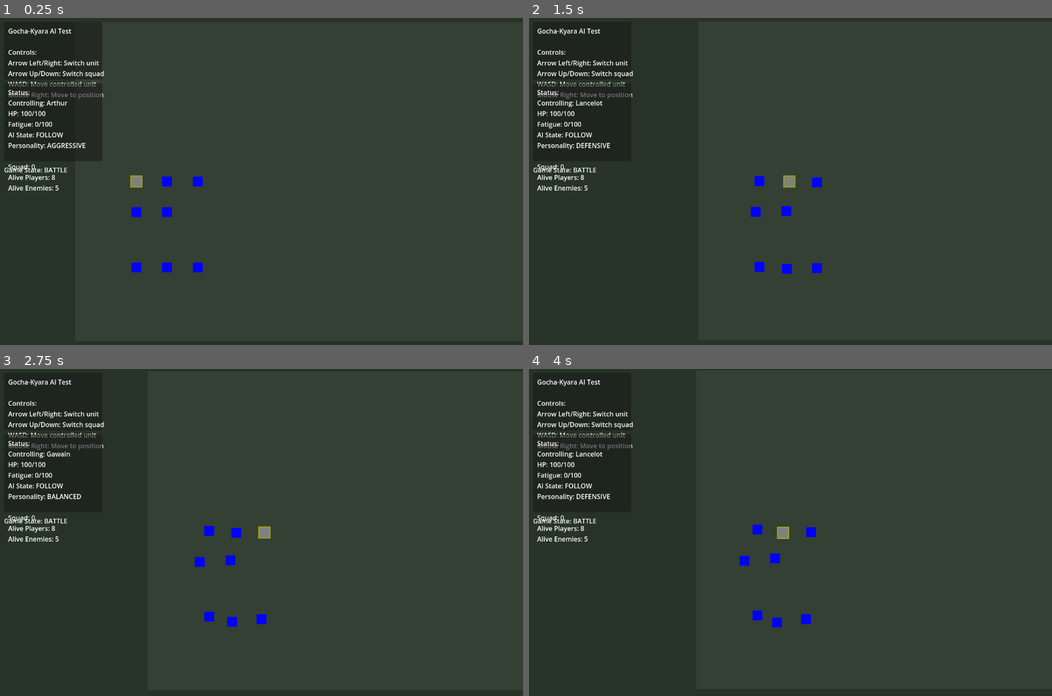
Above: before the commit, frames 1-4 (two rows, left to right).
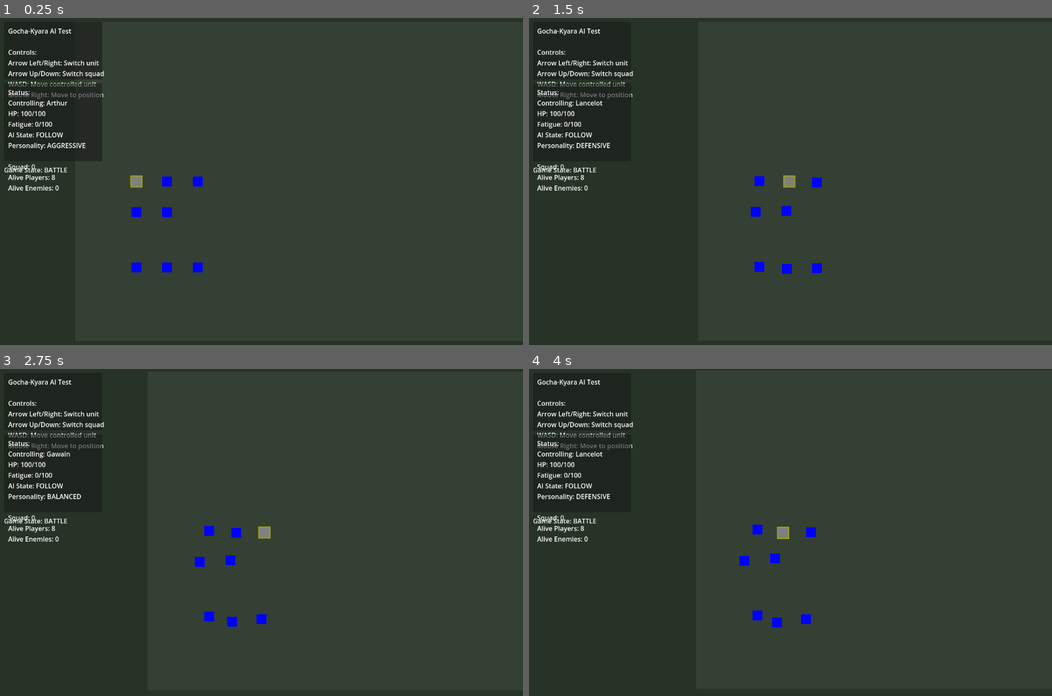
Above: after the commit, the same moments.

Repository: garimto81/fq4
Game: Godot game, scene res://scenes/test/ai_test.tscn
Same seed, same stepped clock (60 frames per second), same inputs: the game is played once before the commit and once after it. The project has no main scene, so this scene is started directly.
Inputs (mouse positions are in pixels of both pictures, inside the frame that each line leads up to):
- Up to frame 1 (0.25 s): no input
- Up to frame 2 (1.5 s): tap Enter (ui_accept) at 0.5, 0.77 s; move the mouse to (905, 165) at 0.52 s; hold Right (ui_right) 0.53-1.25 s; hold R 0.53-1.25 s; click (905, 165) at 0.67 s; drag from (685, 197) to (764, 246) at 1.27 s
- Up to frame 3 (2.75 s): tap Enter (ui_accept) at 2 s; move the mouse to (313, 460) at 2.02 s; hold Right (ui_right) from 2.03 s (still down); tap 0 at 2.1 s
- Up to frame 4 (4 s): release Right (ui_right) at 2.75 s; drag from (764, 597) to (633, 483) at 2.77 s; move the mouse to (947, 581) at 3.52 s; hold Left (ui_left) from 3.53 s (still down); hold R from 3.53 s (still down); tap Enter (ui_accept) at 3.77 s

The runs differ from the first frame. In frame 1, less than 0.1% of the frame differs, in the area x 10-12%, y 51-53%; in frame 2, less than 0.1%; in frame 3, less than 0.1%; in frame 4, less than 0.1%.
Error after the commit: Parse Error: The member "combat_system" already exists in parent class Unit. (res://scripts/units/enemy_unit.gd:21)

Commit message:
feat(godot): Phase 2 Combat System Overhaul - systems integration complete
## Task 2.1: CombatSystem Injection
- Unit base class: Added combat_system reference field
- MainGameController: Stores _combat_system, injects to all units after spawn
- UnitSpawner: Injects combat_system on newly spawned units
- AIUnit: Removed duplicate combat_system declaration (inherits from Unit)

## Task 2.2: Per-Unit Data Systems Integration
- Unit: Added stats_system, experience_system, equipment_system fields
- Unit._init_data_systems(): Initializes RefCounted systems on ready
- Unit.get_stat(): CombatSystem-compatible stat retrieval
- Unit.gain_exp(): Experience gain interface for enemy kills
- StatsSystem/ExperienceSystem/EquipmentSystem: Added init(unit) and owner_unit

## Task 2.3: AIUnit Support State
- Implemented _ai_support(): Finds wounded allies (HP < 50%)
- Moves toward injured teammate for healing (Phase 3 magic)
- Returns to FOLLOW state when no allies need support

## System Flow
Unit._ready() → _init_data_systems() → StatsSystem.init(self)
CombatSystem.calculate_damage() → Unit.get_stat() → StatsSystem.get_stat()
CombatSystem._handle_enemy_kill() → Unit.gain_exp() → ExperienceSystem.gain_exp()

Co-Authored-By: Claude Opus 4.5 <noreply@anthropic.com>

Diff:
--- a/godot/scripts/game/main_game_controller.gd
+++ b/godot/scripts/game/main_game_controller.gd
@@ -26,6 +26,9 @@
 var is_paused: bool = false
 var is_in_dialogue: bool = false
 
+# 시스템 참조
+var _combat_system: CombatSystem = null
+
 func _ready() -> void:
 	print("MainGameController: Starting game...")
 
@@ -38,6 +41,7 @@
 	var combat_system = CombatSystem.new()
 	combat_system.name = "CombatSystem"
 	add_child(combat_system)
+	_combat_system = combat_system  # 인스턴스 변수로 저장
 	print("CombatSystem created as scene-local node")
 
 	# 시작 맵 로드
@@ -45,6 +49,9 @@
 
 	# 초기 유닛 스폰
 	_spawn_initial_units()
+
+	# 기존 유닛들에 CombatSystem 주입
+	_inject_combat_system_to_all_units()
 
 	# UI 업데이트
 	_update_ui()
@@ -234,3 +241,18 @@
 	is_paused = !is_paused
 	get_tree().paused = is_paused
 	print("Game paused: ", is_paused)
+
+## 모든 유닛에 CombatSystem 주입
+func _inject_combat_system_to_all_units() -> void:
+	if not _combat_system:
+		return
+
+	for unit in GameManager.player_units:
+		if "combat_system" in unit:
+			unit.combat_system = _combat_system
+
+	for unit in GameManager.enemy_units:
+		if "combat_system" in unit:
+			unit.combat_system = _combat_system
+
+	print("CombatSystem injected to ", GameManager.player_units.size() + GameManager.enemy_units.size(), " units")
--- a/godot/scripts/systems/equipment_system.gd
+++ b/godot/scripts/systems/equipment_system.gd
@@ -3,6 +3,9 @@
 ## EquipmentSystem: 장비 시스템
 ##
 ## 무기, 방어구, 액세서리 장착/해제를 관리합니다.
+
+# 소유 유닛 참조
+var owner_unit = null
 
 # 장비 슬롯
 var equipped: Dictionary = {
@@ -18,7 +21,11 @@
 signal equipment_changed(slot: int, old_item: EquipmentData, new_item: EquipmentData)
 signal equipment_failed(slot: int, reason: String)
 
-## 초기화
+## 초기화 (Unit._init_data_systems()에서 호출)
+func init(unit) -> void:
+	owner_unit = unit
+
+## 초기화 (구 버전 호환)
 func initialize(stats: StatsSystem) -> void:
 	stats_system = stats
 	_recalculate_bonuses()
--- a/godot/scripts/systems/experience_system.gd
+++ b/godot/scripts/systems/experience_system.gd
@@ -3,6 +3,9 @@
 ## ExperienceSystem: 경험치 및 레벨 시스템
 ##
 ## 적 처치 시 EXP 획득, 레벨업 처리를 담당합니다.
+
+# 소유 유닛 참조
+var owner_unit = null
 
 const MAX_LEVEL: int = 50
 
@@ -22,7 +25,11 @@
 func _init() -> void:
 	level_table = LevelTable.new()
 
-## 초기화
+## 초기화 (Unit._init_data_systems()에서 호출)
+func init(unit) -> void:
+	owner_unit = unit
+
+## 초기화 (구 버전 호환)
 func initialize(level: int = 1, exp: int = 0) -> void:
 	current_level = clamp(level, 1, MAX_LEVEL)
 	current_exp = exp
--- a/godot/scripts/systems/stats_system.gd
+++ b/godot/scripts/systems/stats_system.gd
@@ -4,6 +4,9 @@
 ##
 ## HP, MP, ATK, DEF, SPD, LCK 스탯을 관리합니다.
 ## 기본 스탯 + 장비 보너스 + 버프를 계산합니다.
+
+# 소유 유닛 참조
+var owner_unit = null
 
 # 스탯 타입
 enum StatType {
@@ -42,7 +45,11 @@
 signal buff_applied(stat: StatType, value: int, duration: float)
 signal buff_expired(stat: StatType)
 
-## 초기화
+## 초기화 (Unit._init_data_systems()에서 호출)
+func init(unit) -> void:
+	owner_unit = unit
+
+## 초기화 (구 버전 호환)
 func initialize(initial_stats: Dictionary) -> void:
 	for key in initial_stats:
 		if base_stats.has(key):
@@ -103,6 +110,10 @@
 	var buff_value = _get_buff_total(stat)
 
 	return base_value + equipment_value + buff_value
+
+## 스탯 조회 (CombatSystem 호환 - int 타입)
+func get_stat(stat_type: int) -> float:
+	return get_final_stat(stat_type)
 
 ## 버프 합계 계산
 func _get_buff_total(stat: StatType):
--- a/godot/scripts/systems/unit_spawner.gd
+++ b/godot/scripts/systems/unit_spawner.gd
@@ -3,6 +3,8 @@
 ## UnitSpawner: 유닛 동적 생성 시스템
 ##
 ## 플레이어, AI 유닛, 적 유닛을 동적으로 생성하고 배치합니다.
+
+var combat_system: CombatSystem = null
 
 # 유닛 프리팹 경로
 const PLAYER_UNIT_SCENE = "res://scenes/units/player_unit.tscn"
@@ -79,6 +81,10 @@
 	var unit = _create_unit_node("AIUnit")
 	unit.global_position = pos
 
+	# CombatSystem 주입
+	if combat_system and "combat_system" in unit:
+		unit.combat_system = combat_system
+
 	if is_player_team:
 		GameManager.register_unit(unit, true)
 	else:
@@ -91,6 +97,11 @@
 func _spawn_enemy_unit(pos: Vector2) -> Node:
 	var unit = _create_unit_node("EnemyUnit")
 	unit.global_position = pos
+
+	# CombatSystem 주입
+	if combat_system and "combat_system" in unit:
+		unit.combat_system = combat_system
+
 	GameManager.register_unit(unit, false)
 	get_parent().add_child(unit)
 	return unit
--- a/godot/scripts/units/ai_unit.gd
+++ b/godot/scripts/units/ai_unit.gd
@@ -53,7 +53,6 @@
 var leader = null  # Unit  # 따라갈 리더 유닛
 var squad_id: int = 0    # 소속 부대 ID
 var squad_position: int = 0  # 부대 내 위치 (전환용)
-var combat_system: CombatSystem = null  # CombatSystem 참조
 
 var patrol_points: Array[Vector2] = []
 var current_patrol_index: int = 0
@@ -100,10 +99,7 @@
 	super._ready()
 	_apply_personality()
 
-	# CombatSystem 찾기 (부모 씬에서)
-	combat_system = get_node_or_null("../CombatSystem")
-	if not combat_system:
-		combat_system = get_tree().get_first_node_in_group("combat_system")
+	# combat_system은 MainGameController 또는 UnitSpawner에서 주입
 
 func _physics_process(delta: float) -> void:
 	super._physics_process(delta)
@@ -436,10 +432,29 @@
 	else:
 		_change_ai_state(AIState.FOLLOW)
 
-## 지원 행동
+## 지원 행동 (Phase 1 stub: 부상 아군 찾아 이동)
 func _ai_support() -> void:
-	# 아군 지원 (힐러/버퍼용)
-	pass
+	# Phase 1 stub: find wounded ally, move toward them
+	# Full spell casting in Phase 3
+	var allies = GameManager.player_units
+	var wounded_ally = null
+	var lowest_hp_ratio = 1.0
+
+	for ally in allies:
+		if ally == self or not ally.is_alive:
+			continue
+		var hp_ratio = float(ally.current_hp) / float(ally.max_hp)
+		if hp_ratio < lowest_hp_ratio and hp_ratio < 0.5:
+			lowest_hp_ratio = hp_ratio
+			wounded_ally = ally
+
+	if wounded_ally:
+		var distance = global_position.distance_to(wounded_ally.global_position)
+		if distance > attack_range:
+			_move_towards(wounded_ally.global_position)
+		# Phase 3에서 힐 마법 시전 추가
+	elif leader and leader.is_alive:
+		_change_ai_state(AIState.FOLLOW)
 
 ## 휴식 행동
 func _ai_rest() -> void:
--- a/godot/scripts/units/unit.gd
+++ b/godot/scripts/units/unit.gd
@@ -14,6 +14,12 @@
 @export var move_speed: float = 100.0
 @export var attack_range: float = 50.0
 var known_spells: Array[SpellData] = []
+var combat_system: CombatSystem = null  # 전투 시스템 참조
+
+# Per-unit data systems (RefCounted)
+var stats_system: StatsSystem = null
+var experience_system: ExperienceSystem = null
+var equipment_system: EquipmentSystem = null
 
 # 현재 상태
 var current_hp: int
@@ -46,6 +52,9 @@
 
 	# CollisionShape2D 자동 설정 (없으면 생성)
 	_ensure_collision_shape()
+
+	# Per-unit data systems 초기화
+	_init_data_systems()
 
 func _physics_process(delta: float) -> void:
 	match current_state:
@@ -169,6 +178,44 @@
 func learn_spell(spell: SpellData) -> void:
 	if spell and not known_spells.has(spell):
 		known_spells.append(spell)
+
+## Per-unit 데이터 시스템 초기화
+func _init_data_systems() -> void:
+	# StatsSystem 생성 및 초기화
+	stats_system = StatsSystem.new()
+	if stats_system.has_method("init"):
+		stats_system.init(self)
+
+	# ExperienceSystem 생성 및 초기화
+	experience_system = ExperienceSystem.new()
+	if experience_system.has_method("init"):
+		experience_system.init(self)
+
+	# EquipmentSystem 생성 및 초기화
+	equipment_system = EquipmentSystem.new()
+	if equipment_system.has_method("init"):
+		equipment_system.init(self)
+
+## 스탯 조회 (CombatSystem 연동용)
+func get_stat(stat_type: int) -> float:
+	if stats_system and stats_system.has_method("get_stat"):
+		return stats_system.get_stat(stat_type)
+
+	# Fallback: 기본 속성 반환
+	match stat_type:
+		0:  # ATK
+			return attack_power
+		1:  # DEF
+			return defense
+		2:  # SPD
+			return move_speed
+		_:
+			return 0.0
+
+## 경험치 획득 (CombatSystem이 호출)
+func gain_exp(amount: int) -> void:
+	if experience_system and experience_system.has_method("gain_exp"):
+		experience_system.gain_exp(amount)
 
 ## CollisionShape2D 자동 설정
 func _ensure_collision_shape() -> void:
